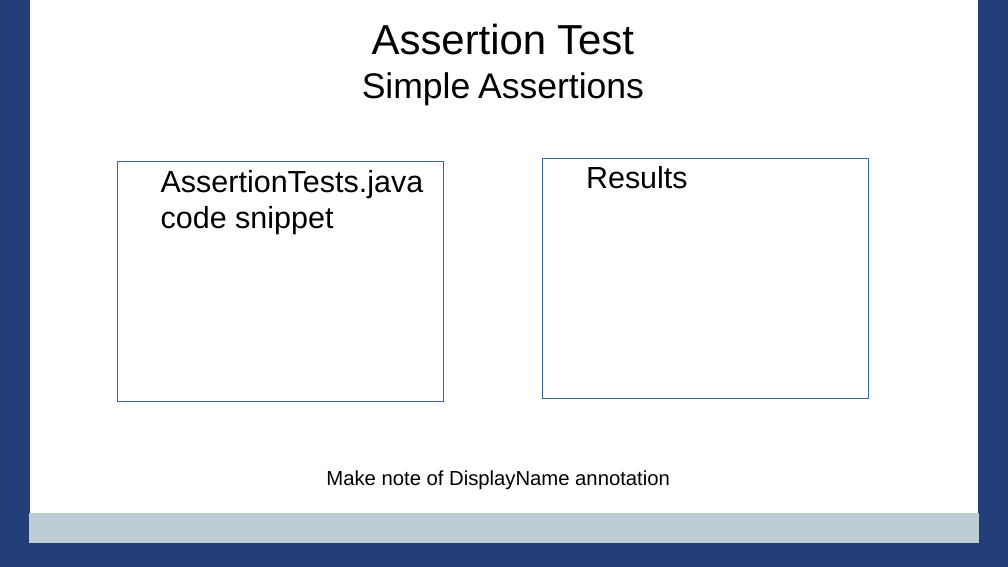
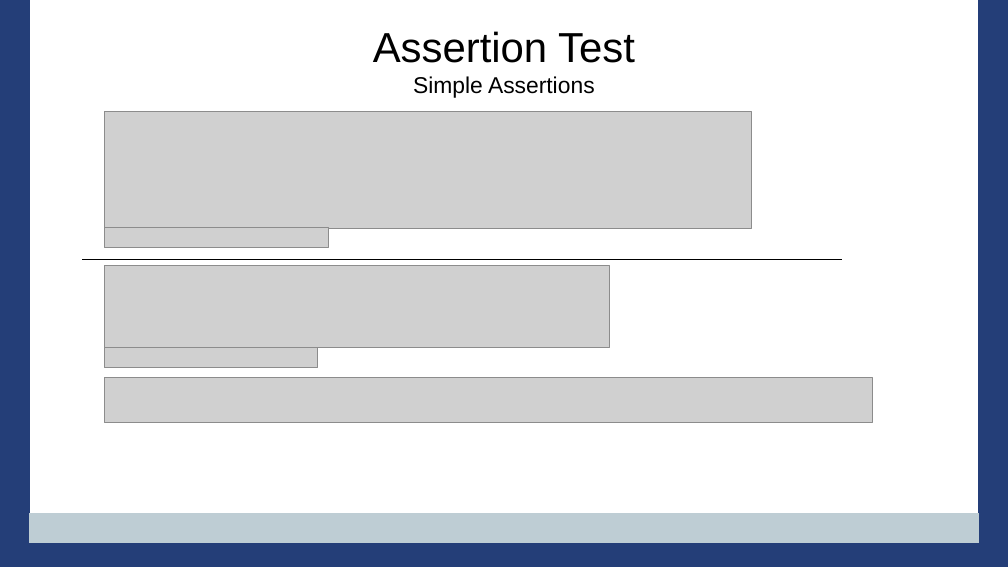
Before and after one commit to PennState/junit5-presentation, a slide deck: slide 10 of src/site/presentation/Junit5_Presentation_JavaOne_2016.odp (slide 12 before the commit). Drawn at 1008x567 pixels with LibreOffice and Linux fonts; fonts in the diff are those of the drawing; grey boxes stand for pictures; background and template pictures are left out. Boxes give left, top, right and bottom in pixels: in the first picture for what was removed or moved away, otherwise in the second. Text is boxed around its words. In the diff, an @@ line names an element or a change of style, - is before the commit and + after.

```diff
--- a/src/site/presentation/Junit5_Presentation_JavaOne_2016.odp
+++ b/src/site/presentation/Junit5_Presentation_JavaOne_2016.odp
@@ title "Assertion Test Simple Assertions" at [373, 31, 635, 98]: size 28 to 18 pt in "Simple Assertions" @@
@@ picture added at [104, 112, 752, 228] @@
@@ text removed at [118, 162, 444, 402] @@
-AssertionTests.java code snippet
@@ text removed at [543, 158, 869, 398] @@
-Results
@@ picture added at [104, 228, 328, 248] @@
@@ line added from (82, 260) to (842, 260), #000000 0 pt @@
@@ picture added at [104, 266, 609, 348] @@
@@ picture added at [104, 347, 317, 369] @@
@@ picture added at [104, 377, 873, 423] @@
@@ title removed at [326, 470, 670, 490] @@
-Make note of DisplayName annotation
```
Also in this commit, not shown: 2 other slides changed, 2 slides added, 1 slide removed, 1 other file.
